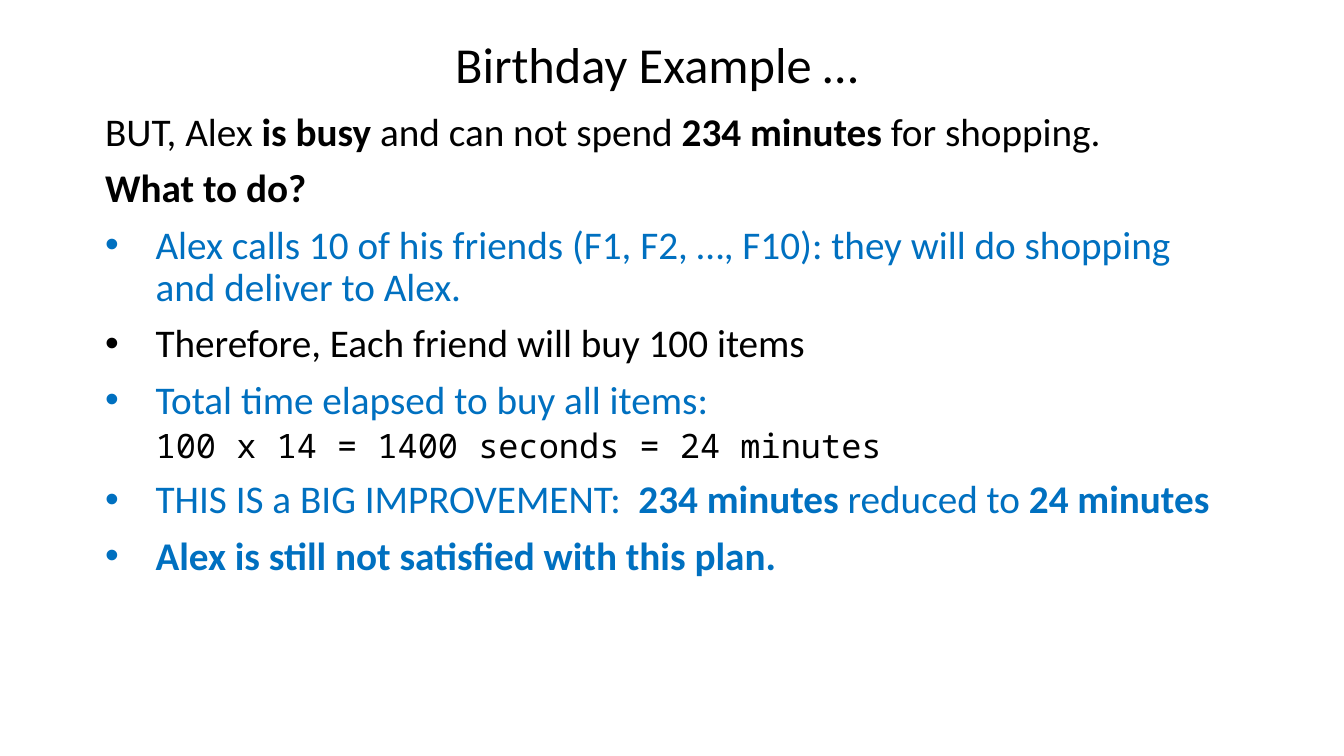
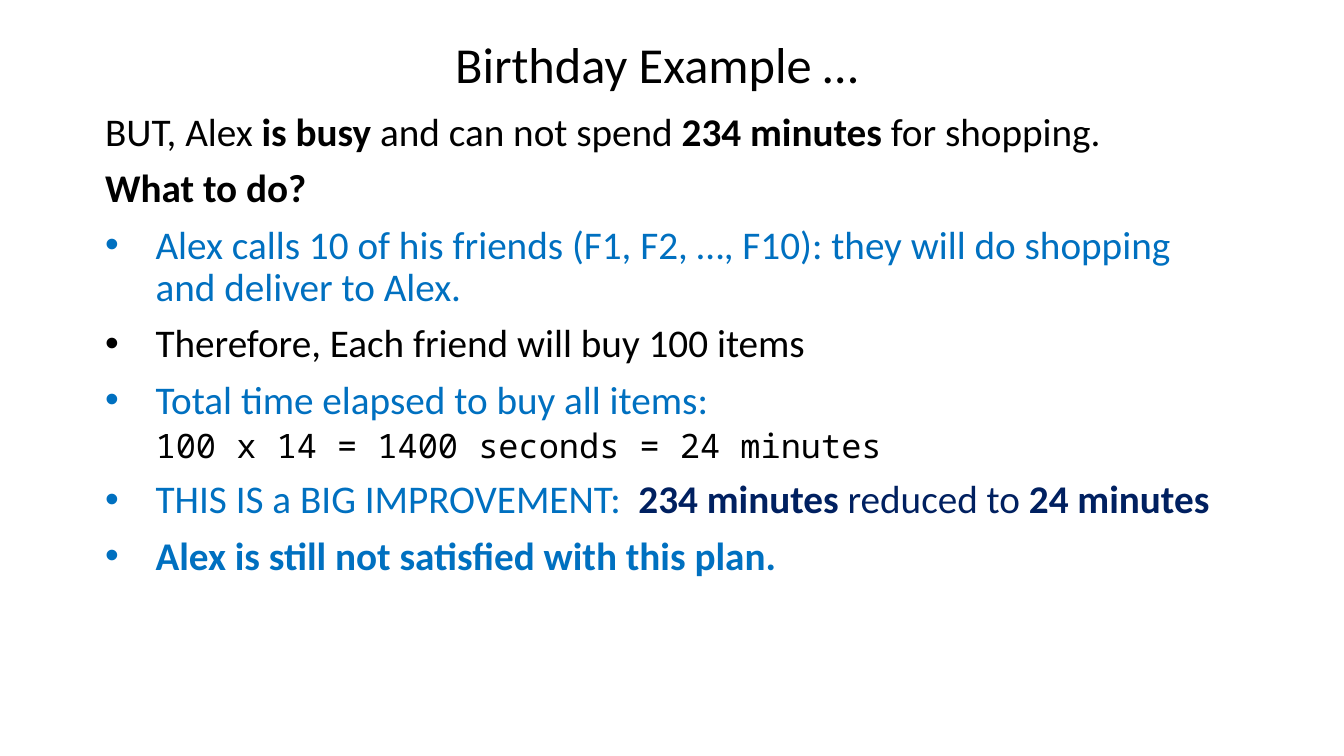
Before and after one commit to mahmoudparsian/big-data-mapreduce-course, a slide deck: slide 10 of slides/parallelism/understanding_parallelism_birthday_party.pptx. Drawn at 1344x756 pixels with LibreOffice and Linux fonts; fonts in the diff are those of the drawing. Boxes give left, top, right and bottom in pixels: in the first picture for what was removed or moved away, otherwise in the second. Text is boxed around its words. In the diff, an @@ line names an element or a change of style, - is before the commit and + after.

```diff
--- a/slides/parallelism/understanding_parallelism_birthday_party.pptx
+++ b/slides/parallelism/understanding_parallelism_birthday_party.pptx
@@ subtitle at (156,485,1209,514): text colour #0070C0 to #002060 in "234 minutes reduced to 24 minutes" @@
```
Also in this commit, not shown: 2 other slides changed, 1 slide added.
